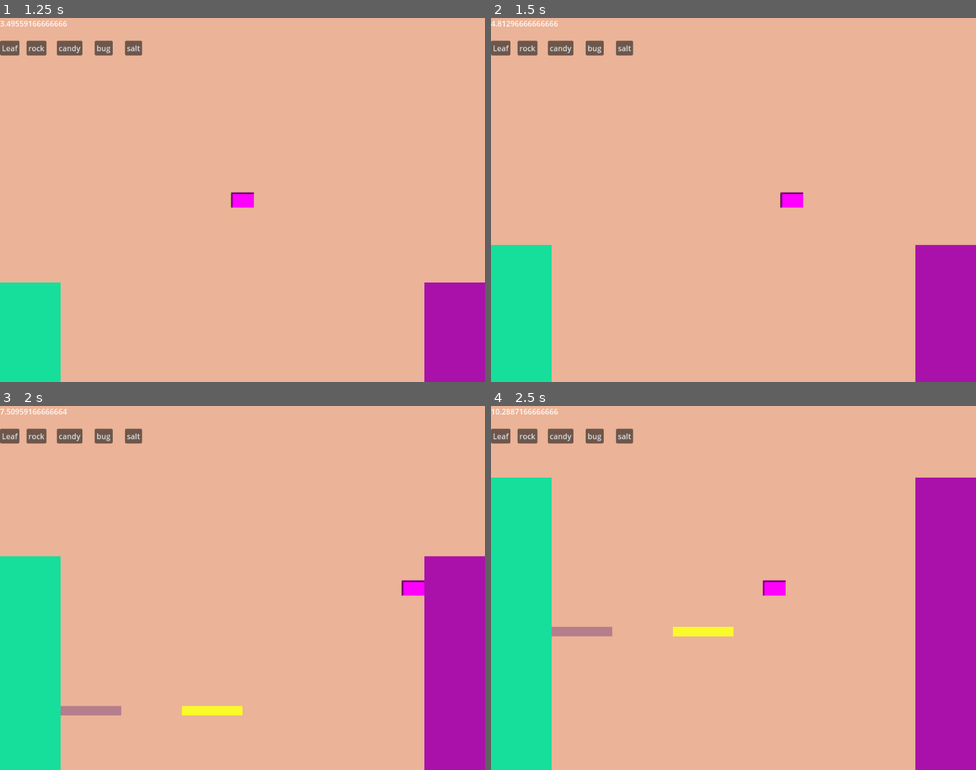
Above: before the commit, frames 1-4 (two rows, left to right).
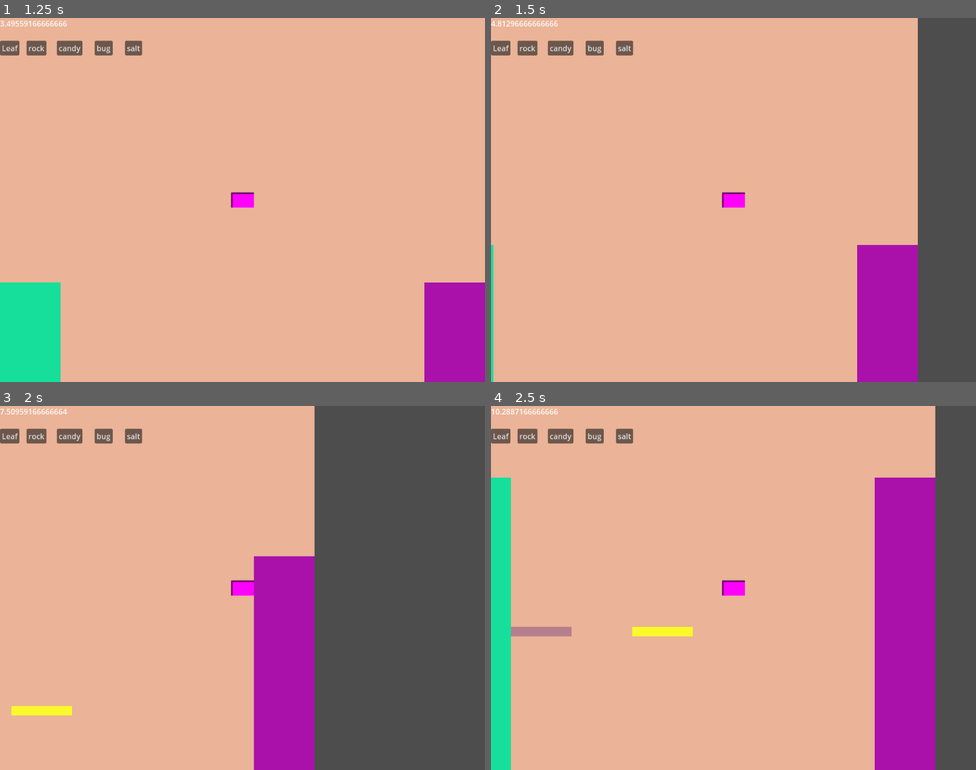
Above: after the commit, the same moments.

Repository: xepewout/momma-im-home
Game: Godot game, scene res://main.tscn
The game is run twice, just before and just after one commit, with the same random seed, the same clock (stepped at 60 frames per second) and the same inputs.
Inputs:
- Up to frame 1 (1.25 s): click "Start" at 0.5 s
- Up to frame 2 (1.5 s): hold D (MOVE_RIGHT) from 1.28 s (still down)
- Up to frame 3 (2 s): keep holding D (MOVE_RIGHT)
- Up to frame 4 (2.5 s): release D (MOVE_RIGHT) at 2.03 s; hold A (MOVE_LEFT) from 2.03 s (still down)

Frame 1 is identical in both runs. In frame 2, 21% of the frame differs, in the area x 0-100%, y 0-100%; in frame 3, 51%; in frame 4, 23%.

Commit message:
Queen Commit
-added queen ant

Diff:
--- /dev/null
+++ b/FD.tscn
@@ -0,0 +1,15 @@
+[gd_scene load_steps=2 format=3 uid="uid://cll1hsafhbqf4"]
+
+[sub_resource type="RectangleShape2D" id="RectangleShape2D_nhgek"]
+size = Vector2(1024, 20)
+
+[node name="FD" type="StaticBody2D"]
+
+[node name="CollisionShape2D" type="CollisionShape2D" parent="."]
+position = Vector2(512, 10)
+shape = SubResource("RectangleShape2D_nhgek")
+
+[node name="ColorRect" type="ColorRect" parent="."]
+offset_right = 1024.0
+offset_bottom = 20.0
+color = Color(0.33937615, 0.9044572, 0.55635786, 1)
--- /dev/null
+++ b/fd.gd
@@ -0,0 +1,11 @@
+extends StaticBody2D
+
+
+# Called when the node enters the scene tree for the first time.
+func _ready() -> void:
+	pass # Replace with function body.
+
+
+# Called every frame. 'delta' is the elapsed time since the previous frame.
+func _process(delta: float) -> void:
+	pass
--- a/main.gd
+++ b/main.gd
@@ -6,6 +6,8 @@
 const SPIDER = preload("res://spider.tscn")
 const FLY = preload("res://fly.tscn")
 const DIRT = preload("res://dirt.tscn")
+const FD = preload("res://FD.tscn")
+const QUEEN = preload("res://queen.tscn")
 #const FAN = preload("res://fan.tscn")
 var secondToLastPlatform
 var lastPlatform
@@ -42,8 +44,19 @@
 	else:
 		$ObstacleTimer.paused = true
 	distance += delta * Global.game_speed
-	if(distance >= 100):
-		_gameWon()
+	if(distance >= 50):
+		if Global.falling == true:
+			_spawnQueen()
+		Global.falling = false
+		player.position.y += 5
+
+func _spawnQueen():
+	var fd = FD.instantiate()
+	fd.position = Vector2(0,768)
+	add_child(fd)
+	var queen = QUEEN.instantiate()
+	queen.position = Vector2(0,748)
+	add_child(queen)
 
 func _gameWon():
 	print("game won!!")
@@ -75,7 +88,7 @@
 	call_deferred("add_child",wall)
 
 func _on_wall_spawn_area_entered(area: Area2D) -> void:
-	if(area.is_in_group("wall")):
+	if(area.is_in_group("wall") and Global.falling):
 		_spawnWall(Vector2(area.position.x,768))
 
 func _spawnObstacle(ObstaclePosition = null):
@@ -152,6 +165,7 @@
 	Global.falling = false
 	get_tree().reload_current_scene()
 
+#if someone the player gets to the top
 func _on_wall_spawn_body_exited(body: Node2D) -> void:
 	if body.name == "Player":
 		_gameOver()
--- a/player.tscn
+++ b/player.tscn
@@ -27,4 +27,7 @@
 rotation = 1.5707964
 shape = SubResource("CapsuleShape2D_sh265")
 
+[node name="Camera2D" type="Camera2D" parent="."]
+visible = false
+
 [connection signal="area_entered" from="Enemy Detection" to="." method="_on_enemy_detection_area_entered"]
--- /dev/null
+++ b/queen.gd
@@ -0,0 +1,6 @@
+extends Area2D
+
+func _on_body_entered(body: Node2D) -> void:
+	if(body.name == "Player"):
+		print("done")
+		$".."._gameWon()
--- /dev/null
+++ b/queen.tscn
@@ -0,0 +1,20 @@
+[gd_scene load_steps=3 format=3 uid="uid://bgovbc3u2ur2s"]
+
+[ext_resource type="Script" uid="uid://dkwm3142dkg50" path="res://queen.gd" id="1_rx2bg"]
+
+[sub_resource type="RectangleShape2D" id="RectangleShape2D_dp6v1"]
+size = Vector2(40, 40)
+
+[node name="Queen" type="Area2D"]
+script = ExtResource("1_rx2bg")
+
+[node name="CollisionShape2D" type="CollisionShape2D" parent="."]
+position = Vector2(19.5, 20.5)
+shape = SubResource("RectangleShape2D_dp6v1")
+
+[node name="ColorRect" type="ColorRect" parent="."]
+offset_right = 40.0
+offset_bottom = 40.0
+color = Color(0.06053035, 0.06053035, 0.060530342, 1)
+
+[connection signal="body_entered" from="." to="." method="_on_body_entered"]
Not shown, added: fd.gd.uid
Not shown, added: queen.gd.uid
